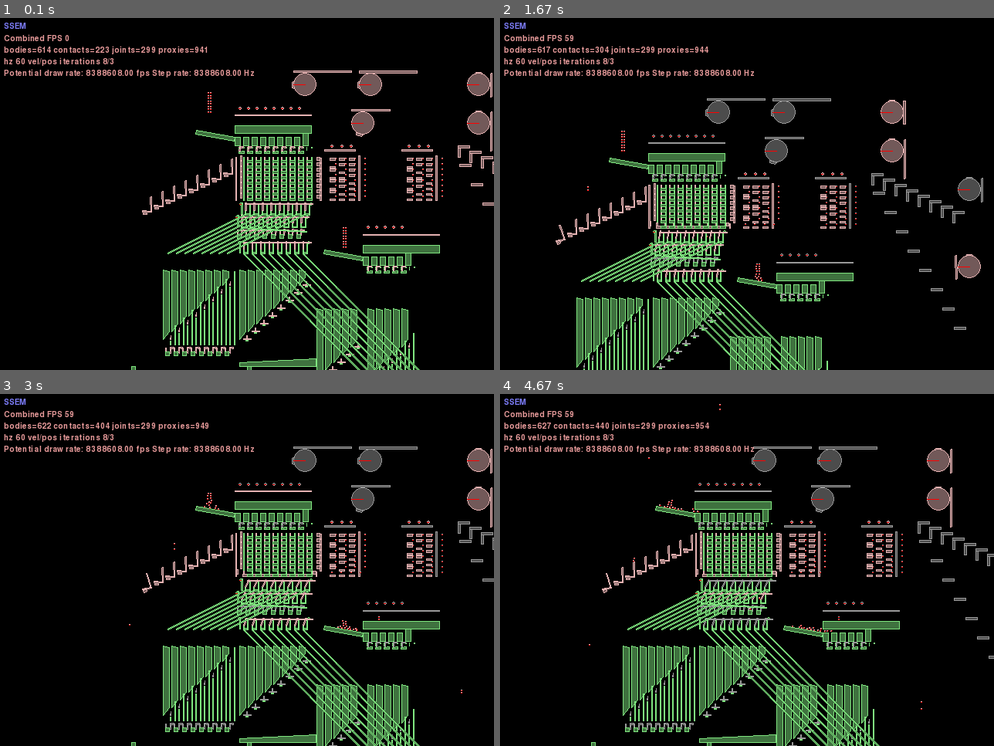
Above: before the commit, frames 1-4 (two rows, left to right).
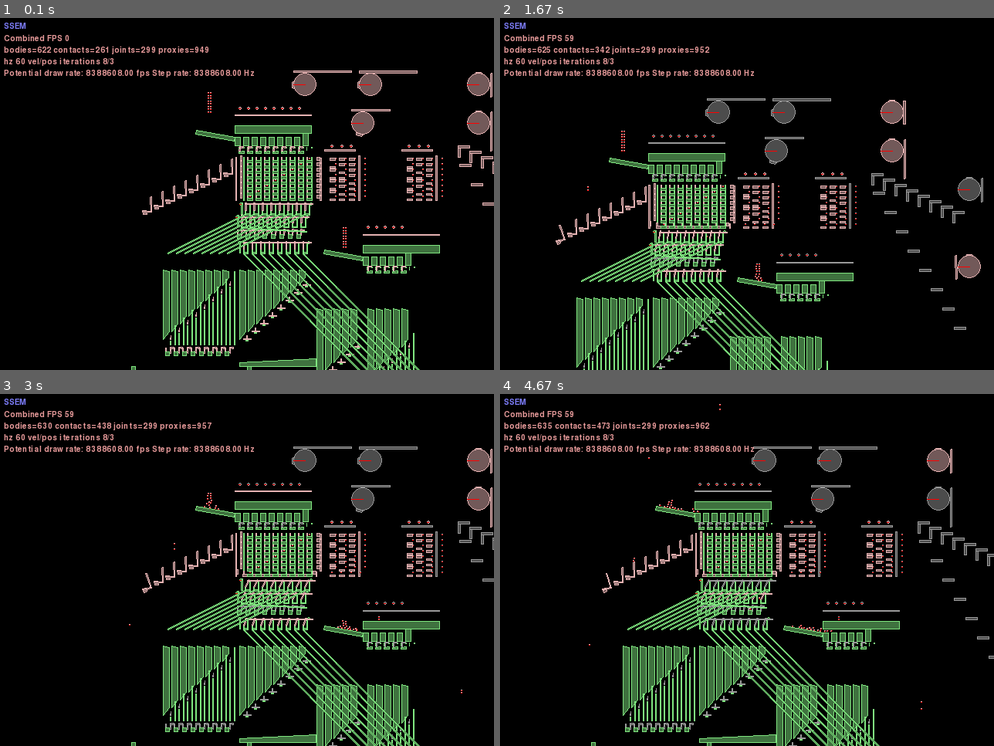
Above: after the commit, the same moments.

Repository: jmacarthur/box2d-ssem
Game: pygame game, started from main.py
Two runs of this game, one before a commit and one after it. Both use one fixed random seed, a clock stepped at 60 frames per second and the inputs below.
Inputs (mouse positions are in pixels of both pictures, inside the frame that each line leads up to):
- Up to frame 1 (0.1 s): no input
- Up to frame 2 (1.67 s): hold Right 0.33-0.8 s; move the mouse to (727, 201) at 0.37 s; hold Up 0.83-1.13 s; move the mouse to (747, 208) at 0.87 s; tap Space at 0.9, 1.23, 1.53 s; hold Right 1.17-1.63 s; move the mouse to (628, 186) at 1.2 s
- Up to frame 3 (3 s): hold Left 1.67-2.2 s; move the mouse to (296, 643) at 1.7 s; tap Space at 1.73, 2.03, 2.3, 2.63, 2.93 s; hold Down 2.23-2.53 s; move the mouse to (93, 647) at 2.27 s; hold Left 2.57-2.97 s; move the mouse to (429, 689) at 2.6 s
- Up to frame 4 (4.67 s): hold Up 3-3.37 s; move the mouse to (806, 594) at 3.03 s; tap Space at 3.07, 3.47, 3.77, 4.13, 4.53 s; hold Right 3.4-4.03 s; move the mouse to (756, 436) at 3.43 s; hold Down 4.07-4.43 s; move the mouse to (628, 489) at 4.1 s; hold Left from 4.47 s (still down); move the mouse to (722, 658) at 4.5 s

The runs differ from the first frame. In frame 1, less than 0.1% of the frame differs, in the area x 8-63%, y 8-51%; in frame 2, 0.3%; in frame 3, 0.4%; in frame 4, 0.7%, in the area x 8-92%, y 7-52%.

Commit message:
Add means of setting initial memory

Diff:
--- a/main.py
+++ b/main.py
@@ -26,6 +26,8 @@
 memory_rows = 1<<selector_rods
 pitch = 22
 follower_spacing = 14
+
+initial_memory = [ 0x1, 0x2, 0x4, 0x8, 0x10, 0x20, 0x40, 0x80 ]
 
 bar_gate_raisers = False
 cam_speed = 0.1
@@ -319,12 +321,13 @@
 
     def memory_module(self, xpos, ypos, groundBody):
         row_injector_fixtures = []
-        lift = 13
+
         for col in range(0,8):
             row_injector_fixtures.append(fixtureDef(shape=makeBox(7+22*col,0,3,7), density=1.0, filter=filter(groupIndex=1, categoryBits=0x0002, maskBits=0xFFFE)))
         row_injector_fixtures.append(fixtureDef(shape=makeBox(22*8+12,0,7,7), density=1.0, filter=filter(groupIndex=1, categoryBits=0x0002, maskBits=0xFFFE)))
         row_injector_fixtures.append(fixtureDef(shape=makeBox(-10,0,3,12), density=1.0, filter=filter(groupIndex=1, categoryBits=0x0002, maskBits=0xFFFE)))
-
+        self.memory_col0_x = 7
+        self.memory_row0_y = -30
         injectors=[]
         for col in range(0,8):
             injector = self.add_multifixture(row_injector_fixtures, 0, 7+14*col)
@@ -594,6 +597,11 @@
 
             self.world.CreateDistanceJoint(bodyA=crank, bodyB=block, anchorA=((xpos+i*30+len2)*self.scale, (ypos-i*follower_spacing)*self.scale), anchorB=block.worldCenter, collideConnected=False)
 
+    def set_initial_memory(self):
+        for x in range(0,8):
+            for y in range(0,8):
+                if (initial_memory[y] & 1<<x):
+                    self.add_ball_bearing(self.memory_col0_x + pitch*x+2, self.memory_row0_y + 14*y+41, 0)
 
     def __init__(self):
         super(Memory, self).__init__()
@@ -694,6 +702,9 @@
         self.distance_joint(follower_body, instruction_selector_holdoff)
 
 
+
+        self.set_initial_memory()
+
     def Step(self, settings):
         super(Memory, self).Step(settings)
         for i in range(0,len(self.ball_bearings)):
